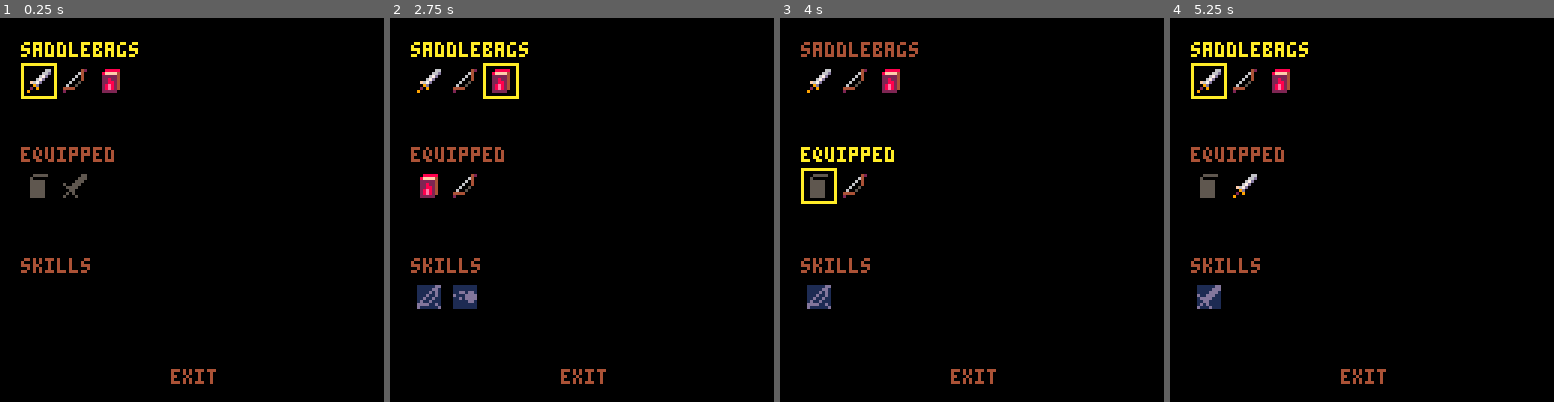
Above: before the commit, frames 1-4 (left to right).
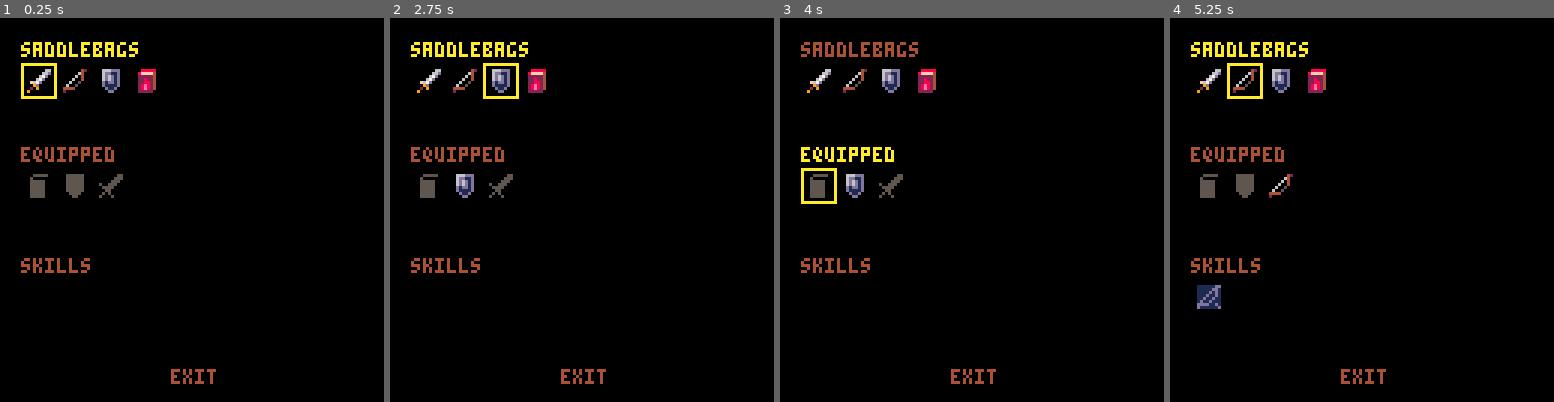
Above: after the commit, the same moments.

Repository: ironchestgames/pico-8-carts
Game: PICO-8 cartridge epicevilender.p8
The game is run twice, just before and just after one commit, with the same random seed, the same clock (stepped at 60 frames per second) and the same inputs.
Inputs:
- Up to frame 1 (0.25 s): no input
- Up to frame 2 (2.75 s): tap X (X key) at 0.33, 1.07, 1.85 s; tap O (Z key) at 0.7, 1.7, 2.1, 2.5 s; hold Right 1.6-2.1 s; hold Up 2.15-2.42 s; hold Right from 2.47 s (still down)
- Up to frame 3 (4 s): tap O (Z key) at 2.9, 3.3, 3.7 s; tap X (X key) at 2.97 s; release Right at 3.03 s; hold Left 3.08-3.58 s; hold Down 3.63-3.97 s
- Up to frame 4 (5.25 s): hold Right 4.02-4.68 s; tap X (X key) at 4.08, 5.2 s; tap O (Z key) at 4.1, 4.5, 4.9 s; hold Up 4.73-5.03 s; hold Left from 5.08 s (still down)

The runs differ from the first frame. In frame 1, 0.9% of the frame differs, in the area x 16-41%, y 13-47%; in frame 2, 2.0%, in the area x 7-41%, y 13-76%; in frame 3, 1.4%; in frame 4, 1.6%.

Commit message:
epicevilender - add shield item

Diff:
--- a/epicevilender.p8
+++ b/epicevilender.p8
@@ -474,6 +474,7 @@
 
 bow={
  class='weapon',
+ twohand=true,
  sprite=46,
  skill=bowattackskill,
  frames={
@@ -498,6 +499,19 @@
  },
 }
 
+shield={
+ class='offhand',
+ sprite=44,
+ armor=1,
+ frames={
+  currentframe=1,
+  idling={{35,9,5,5, -2,-3}},
+  moving={{35,9,5,5, -2,-3}},
+  attacking={{35,9,5,5, -2,-3}},
+  recovering={{35,9,5,5, -2,-3}},
+ },
+}
+
 avatar=createactor({
  x=0,
  y=0,
@@ -506,7 +520,8 @@
  a=0,
  spd=0.5,
  hp=3,
- armor=1,
+ startarmor=0,
+ armor=0,
  state='idling',
  items={
   weapon=nil,
@@ -637,7 +652,7 @@
     avatar=createactor(avatar)
     avatar.x=_x*8+4
     avatar.y=_y*8+4
-    avatar.armor=1
+    avatar.armor=avatar.startarmor
 
     add(actors,avatar)
 
@@ -1601,7 +1616,7 @@
     frame[4],
     flipx)
 
-  -- draw items
+  -- draw weapon
   if actor == avatar and
      avatar.items.weapon then
    item=avatar.items.weapon
@@ -1624,6 +1639,29 @@
    palt(1,false)
   end
 
+  -- draw offhand
+  if actor == avatar and
+     avatar.items.offhand then
+   item=avatar.items.offhand
+   local stateframes=item.frames[state]
+   local currentframe=min(
+     flr(item.frames.currentframe),
+     #stateframes)
+   local frame=stateframes[currentframe]
+   palt(1,true)
+   sspr(
+    frame[1],
+    frame[2],
+    frame[3],
+    frame[4],
+    actor.x+frame[5],
+    actor.y+frame[6],
+    frame[3],
+    frame[4],
+    flipx)
+   palt(1,false)
+  end
+
   -- reset colors
   for i=1,15 do
    pal(i,i,0)
@@ -1656,7 +1694,7 @@
 
  -- dev stats
  print(avatar.hp .. ' hp',110,0,8)
- print(avatar.armor .. ' a',90,0,6)
+ print(avatar.armor .. '/' .. avatar.startarmor .. ' a',82,0,6)
  if avatar.hp <= 0 then
   print('dead',60,60,8)
  end
@@ -1699,6 +1737,7 @@
 local availableskills={}
 local equipslots={
  {'book',13},
+ {'offhand',12},
  {'weapon',15},
 }
 
@@ -1714,13 +1753,18 @@
  inventory={
   sword,
   bow,
+  shield,
   fireboltbook,
  }
 
  -- init equipped items
+ avatar.startarmor=0
  equipped={}
  for _,item in pairs(avatar.items) do
   add(equipped,item)
+  if item.armor then
+   avatar.startarmor+=item.armor
+  end
  end
 
  -- init available skills
@@ -1753,6 +1797,16 @@
    avatar.skill2=nil
 
    avatar.items[selecteditem.class]=selecteditem
+
+   if selecteditem.twohand then
+    avatar.items.offhand=nil
+   end
+
+   if selecteditem.class == 'offhand' and
+      avatar.items.weapon and
+      avatar.items.weapon.twohand then
+    avatar.items.weapon=nil
+   end
   end
 
  -- equipped
Not shown, changed: 21 lines of the sprite sheet (__gfx__) section of epicevilender.p8
